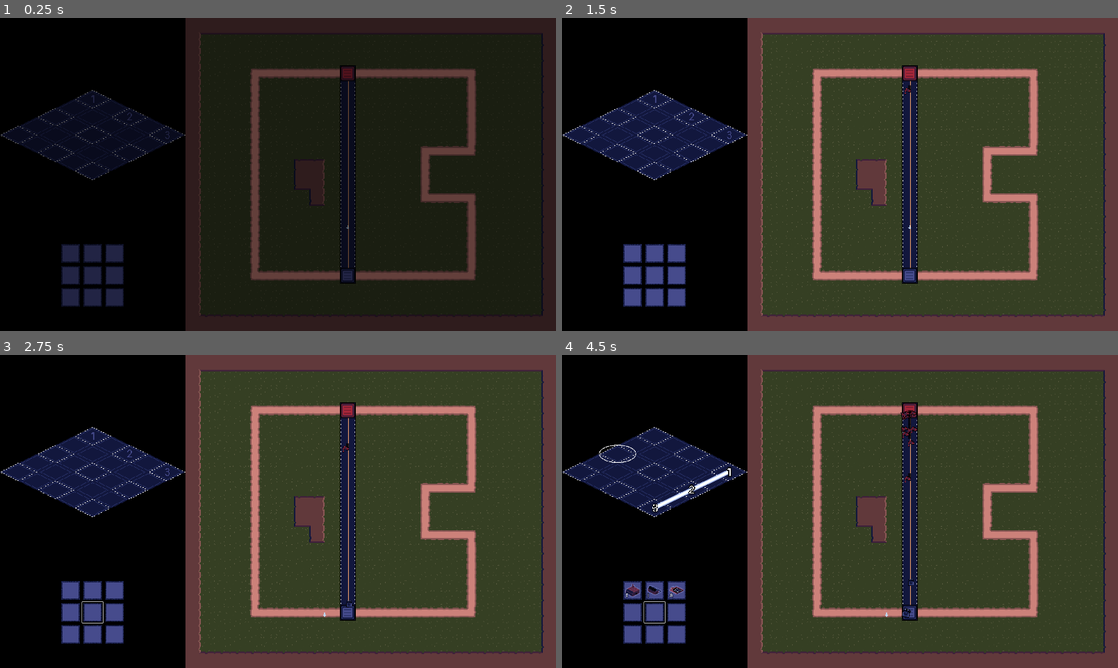
Above: before the commit, frames 1-4 (two rows, left to right).
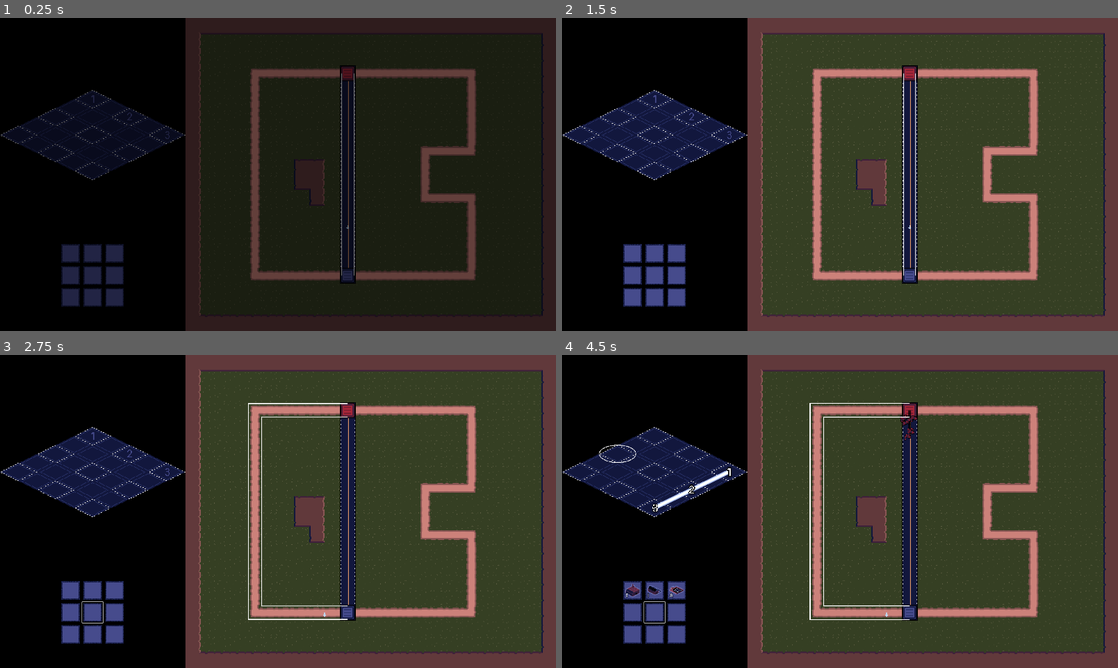
Above: after the commit, the same moments.

Repository: ClemiDouce/halloween-game-jam-2026
Game: Godot game, scene res://scenes/world.tscn
The game is run twice, just before and just after one commit, with the same random seed, the same clock (stepped at 60 frames per second) and the same inputs.
Inputs (mouse positions are in pixels of both pictures, inside the frame that each line leads up to):
- Up to frame 1 (0.25 s): no input
- Up to frame 2 (1.5 s): tap Enter at 0.5 s; hold Up (ui_up) 0.53-1.25 s; tap D (destroy_building) at 0.6 s; click (634, 277) at 1.25 s
- Up to frame 3 (2.75 s): hold Down (ui_down) from 2.03 s (still down); tap Tab (next_path) at 2.1 s
- Up to frame 4 (4.5 s): release Down (ui_down) at 2.78 s; hold Up (ui_up) 2.78-4.28 s; tap 1 (select_slot_1) at 2.85 s; tap 2 (select_slot_2) at 3.6 s; hold Down (ui_down) from 4.28 s (still down); tap 3 (select_slot_3) at 4.35 s

The runs differ from the first frame. In frame 1, 0.2% of the frame differs, in the area x 61-64%, y 17-83%; in frame 2, 0.3%; in frame 3, 0.5%; in frame 4, 0.7%, in the area x 44-64%, y 15-85%.

Commit message:
path selection visualizer

Diff:
--- a/scenes/overworld.tscn
+++ b/scenes/overworld.tscn
@@ -4,7 +4,6 @@
 [ext_resource type="TileSet" uid="uid://dgkd3tgj3kq0m" path="res://data/tileset.tres" id="2_qjxaj"]
 [ext_resource type="PackedScene" uid="uid://sowlhrxuy5vt" path="res://scenes/base_entity.tscn" id="5_dbwep"]
 [ext_resource type="Script" uid="uid://dlpfa2ms4acpk" path="res://scripts/data/base_data.gd" id="6_fuc0k"]
-[ext_resource type="Script" uid="uid://dg0e1uqw3m52s" path="res://scripts/path/paths_manager.gd" id="7_rep30"]
 [ext_resource type="Script" uid="uid://b53fi0c8w7xjc" path="res://scripts/path/unit_path.gd" id="8_pss1p"]
 [ext_resource type="Texture2D" uid="uid://cymqvgc48ra4m" path="res://assets/art/placeholder/select_arrow.png" id="9_ha27p"]
 [ext_resource type="Script" uid="uid://civsi113hopgn" path="res://scripts/ui/path_cursor.gd" id="10_2jxyl"]
@@ -49,7 +48,6 @@
 zoom = Vector2(1.67, 1.68)
 
 [node name="Paths" type="Node" parent="." unique_id=222879424]
-script = ExtResource("7_rep30")
 
 [node name="UnitPath" type="Node" parent="Paths" unique_id=506109201 node_paths=PackedStringArray("point_list")]
 script = ExtResource("8_pss1p")
--- /dev/null
+++ b/scenes/path_selection_line.tscn
@@ -0,0 +1,11 @@
+[gd_scene format=3 uid="uid://bg7fo8ea46gcr"]
+
+[ext_resource type="Texture2D" uid="uid://bira2ai2dy0pu" path="res://assets/art/path_selection_line.png" id="1_0gros"]
+[ext_resource type="Script" uid="uid://b04kjod8nde5f" path="res://scripts/path_selection_line.gd" id="2_4usqb"]
+
+[node name="Line2D" type="Line2D" unique_id=292417664]
+texture = ExtResource("1_0gros")
+texture_mode = 2
+script = ExtResource("2_4usqb")
+min_max_width = Vector2(25, 30)
+pulse_speed = 0.8
--- a/scenes/world.tscn
+++ b/scenes/world.tscn
@@ -3,6 +3,7 @@
 [ext_resource type="Script" uid="uid://b1ahgx2mjnkd5" path="res://scripts/game_manager.gd" id="1_o8fc1"]
 [ext_resource type="PackedScene" uid="uid://dk1sgrxi5yepn" path="res://scenes/base_view.tscn" id="2_4wyf3"]
 [ext_resource type="PackedScene" uid="uid://cthj6pcpappnu" path="res://scenes/overworld.tscn" id="2_i7141"]
+[ext_resource type="PackedScene" uid="uid://bg7fo8ea46gcr" path="res://scenes/path_selection_line.tscn" id="7_i7141"]
 [ext_resource type="Script" uid="uid://d3nq8uvycb5nh" path="res://scripts/base_building/base_manager.gd" id="9_7r4gi"]
 [ext_resource type="Script" uid="uid://cu76jeby58c7o" path="res://scripts/player_controller.gd" id="10_w7kh3"]
 [ext_resource type="Script" uid="uid://ceq4uysn1h6dk" path="res://scripts/foreground_layer.gd" id="15_xo05s"]
@@ -51,3 +52,6 @@
 grow_vertical = 2
 mouse_filter = 2
 color = Color(0, 0, 0, 0)
+
+[node name="PathVisualizer" parent="." unique_id=292417664 node_paths=PackedStringArray("base") instance=ExtResource("7_i7141")]
+base = NodePath("../BaseManager")
--- a/scripts/path/unit_path.gd
+++ b/scripts/path/unit_path.gd
@@ -22,3 +22,8 @@
 
 func get_end_position():
 	return point_list[end_index].global_position
+
+func create_line_visualiser():
+	var line = Line2D.new()
+	line.default_color
+	add_child(line)
--- /dev/null
+++ b/scripts/path_selection_line.gd
@@ -0,0 +1,26 @@
+class_name PathVisualizer extends Line2D
+
+@export var base : BaseManager
+
+@export var min_max_width := Vector2()
+@export var pulse_speed := 0.5
+
+var pulse_tween : Tween
+
+func _ready() -> void:
+	base.path_selected.connect(setup_visualizer)
+
+func setup_visualizer(path: UnitPath):
+	clear_points()
+	var point_positions = path.point_list.map(func(node: Node2D): return node.global_position)
+	points = point_positions
+	width = min_max_width.x
+	start_pulsing()
+
+func start_pulsing():
+	if pulse_tween:
+		pulse_tween.kill()
+
+	pulse_tween = create_tween().set_loops()
+	pulse_tween.tween_property(self, "width", min_max_width.y, pulse_speed)
+	pulse_tween.tween_property(self, "width", min_max_width.x, pulse_speed)
Binary file added: assets/art/path_selection_line.png
Not shown, added: assets/art/path_selection_line.png.import
Not shown, added: scripts/path_selection_line.gd.uid
